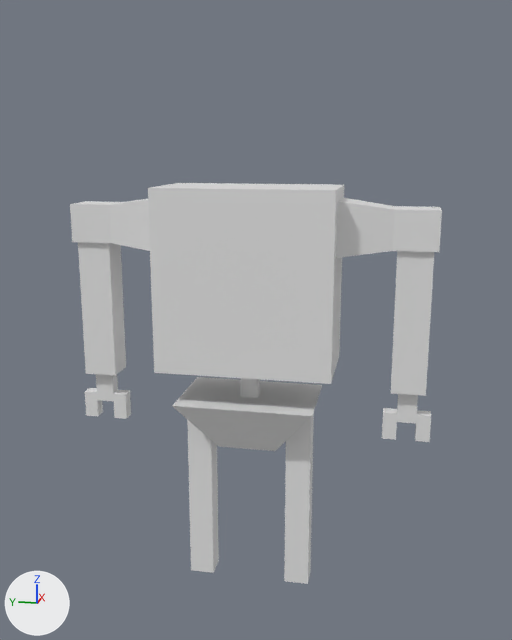
The Blender file Resources/Assets/3D/proto_body.blend as it was, and as the next commit left it.
Both versions are drawn from a camera (50 mm lens) standing at (-14.72, -3.07, 2.76) and looking at (-0.15, -0.16, -0.89). The lights are fixed; the arrows at lower left show +X, +Y and +Z. The first picture is the older version.

The first picture shows 'Arm Right', 'Cube', 'Cube.001', 'Cube.002', 'Hand Right', 'Hand Right.001', 'Left Arm', 'Pelvis', 'Torso'.
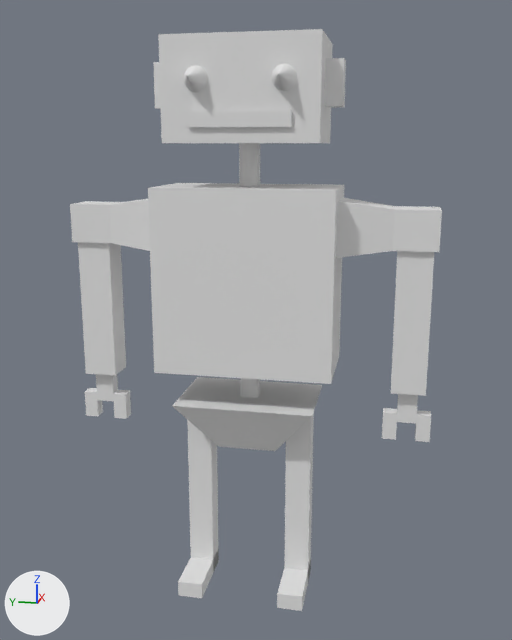
Diff of the bpy script that builds the scene:
```diff
--- a/Resources/Assets/3D/proto_body.blend.py
+++ b/Resources/Assets/3D/proto_body.blend.py
@@ me_cube_005 @@
 # used by ob_cube; location = (0.0, 0.0, -2.07); scale = (0.134, 0.193, 0.607)
-me_cube_005.from_pydata(...)  # 8 vertices, 6 faces; spans x -1.0..1.0, y -1.0..1.0, z -1.0..1.0
+me_cube_005.from_pydata(...)  # 20 vertices, 18 faces; spans x -1.0..1.0, y -1.0..1.0, z -1.0..8.35
+# me_cube_005 part 1
+# 1 face is deleted
+# 12 vertices are added at x -1.0..1.0, y -1.0..1.0, z 1.0..8.35
+# 13 new faces join them
@@ me_cube_007 @@
 # used by ob_cube_001; location = (0.0, -1.13, -4.88); scale = (0.254, 0.275, 2.2)
-me_cube_007.from_pydata(...)  # 8 vertices, 6 faces; spans x -1.0..1.0, y -1.0..1.0, z -1.0..1.0
+me_cube_007.from_pydata(...)  # 20 vertices, 19 faces; spans x -4.94..1.0, y -1.0..1.0, z -1.0..1.0
+# me_cube_007 part 2
+# 1 face is deleted
+# 12 vertices are added at x -4.94..1.0, y -1.0..1.0, z -1.0..-0.84
+# 14 new faces join them
@@ me_cube_008 @@
 # used by ob_cube_002; location = (0.0, 1.13, -4.88); scale = (0.254, 0.275, 2.2)
-me_cube_008.from_pydata(...)  # 8 vertices, 6 faces; spans x -1.0..1.0, y -1.0..1.0, z -1.0..1.0
+me_cube_008.from_pydata(...)  # 16 vertices, 15 faces; spans x -4.94..1.0, y -1.0..1.0, z -1.0..1.0
+# me_cube_008 part 3
+# 1 face is deleted
+# 8 vertices are added at x -4.94..1.0, y -1.0..1.0, z -1.0..-0.84
+# 10 new faces join them
@@ me_cone @@
+me_cone.from_pydata(...)  # a 32-sided cone pointing to +z spanning x -1.0..1.0, y -1.0..1.0, z -1.0..1.0
@@ me_cube_010 @@
+me_cube_010.from_pydata([(-1.0, -1.0, -1.0), (-1.0, -1.0, -0.7), (-1.0, 1.0, -1.0), (-1.0, 1.0, -0.7), (1.0, -1.0, -1.0), (1.0, -1.0, -0.7), (1.0, 1.0, -1.0), (1.0, 1.0, -0.7), (-1.0, -1.0, -1.0), (-1.0, -1.0, -0.7), (-1.0, 1.0, -1.0), (-1.0, 1.0, -0.7)], [], [(2, 3, 7, 6), (6, 7, 5, 4), (4, 5, 1, 0), (2, 6, 4, 0), (7, 3, 1, 5), (8, 9, 11, 10)])
@@ me_cube @@
+me_cube.from_pydata(...)  # a box spanning x -1.0..1.0, y 8.06..8.95, z -1.0..1.0
@@ me_cube_009 @@
+me_cube_009.from_pydata(...)  # a box spanning x -1.0..1.0, y -2.11..1.0, z -1.0..1.0
@@ ob_eyes_1 @@
+ob_eyes_1 = bpy.data.objects.new('Eyes 1', me_cone)
+ob_eyes_1.location = (-1.24, 0.86, 4.0)
+ob_eyes_1.rotation_euler = (1.544, -0.000109, -1.626)  # degrees (88, 0, -93)
+ob_eyes_1.scale = (0.252, 0.252, 0.252)
@@ ob_cube_005 @@
+ob_cube_005 = bpy.data.objects.new('Cube.005', me_cube_010)
+ob_cube_005.location = (-0.07, -0.01, 4.1)
+ob_cube_005.rotation_euler = (0.0, 0.0, -3.142)  # degrees (0, 0, -180)
@@ ob_eyes_2 @@
+ob_eyes_2 = bpy.data.objects.new('Eyes 2', me_cone.copy())
+ob_eyes_2.location = (-1.24, -0.84, 4.0)
+ob_eyes_2.rotation_euler = (1.544, -0.000109, -1.626)  # degrees (88, 0, -93)
+ob_eyes_2.scale = (0.252, 0.252, 0.252)
@@ ob_ear_one @@
+ob_ear_one = bpy.data.objects.new('Ear One', me_cube)
+ob_ear_one.location = (-0.1, 2.04, 3.94)
+ob_ear_one.rotation_euler = (0.0, 0.0, -3.142)  # degrees (0, 0, -180)
+ob_ear_one.scale = (0.213, 0.441, 0.441)
@@ ob_ear_two @@
+ob_ear_two = bpy.data.objects.new('Ear Two', me_cube.copy())
+ob_ear_two.location = (-0.1, 5.47, 3.94)
+ob_ear_two.rotation_euler = (0.0, 0.0, -3.142)  # degrees (0, 0, -180)
+ob_ear_two.scale = (0.213, 0.441, 0.441)
@@ ob_cube_004 @@
+ob_cube_004 = bpy.data.objects.new('Cube.004', me_cube_009)
+ob_cube_004.location = (-0.01, -0.55, 3.8)
+ob_cube_004.rotation_euler = (0.0, 0.0, -3.142)  # degrees (0, 0, -180)
```

Where the change shows, as pixel boxes [x1, y1, x2, y2] in the pictures (512 x 640 px):
'Cube.004', added: after [158, 29, 333, 143]
'Cube.001', reshaped (23% wider, 16% taller): before [284, 412, 314, 584]; after [277, 412, 314, 611]
'Cube.002', reshaped (27% wider, 16% taller): before [187, 420, 219, 573]; after [178, 420, 219, 598]
'Cube.005', added: after [188, 110, 292, 127]
'Cube', reshaped: before [241, 378, 260, 398]; after [239, 143, 260, 398]
'Ear One', added: after [325, 58, 346, 108]
'Eyes 2', added: after [271, 64, 297, 91]
'Eyes 1', added: after [184, 65, 208, 92]
'Ear Two', added: after [153, 62, 161, 109]
part 1 of me_cube_005, built on: after [239, 143, 260, 187]
part 2 of me_cube_007, built on: after [277, 560, 311, 611]
part 3 of me_cube_008, built on: after [178, 548, 219, 598]
